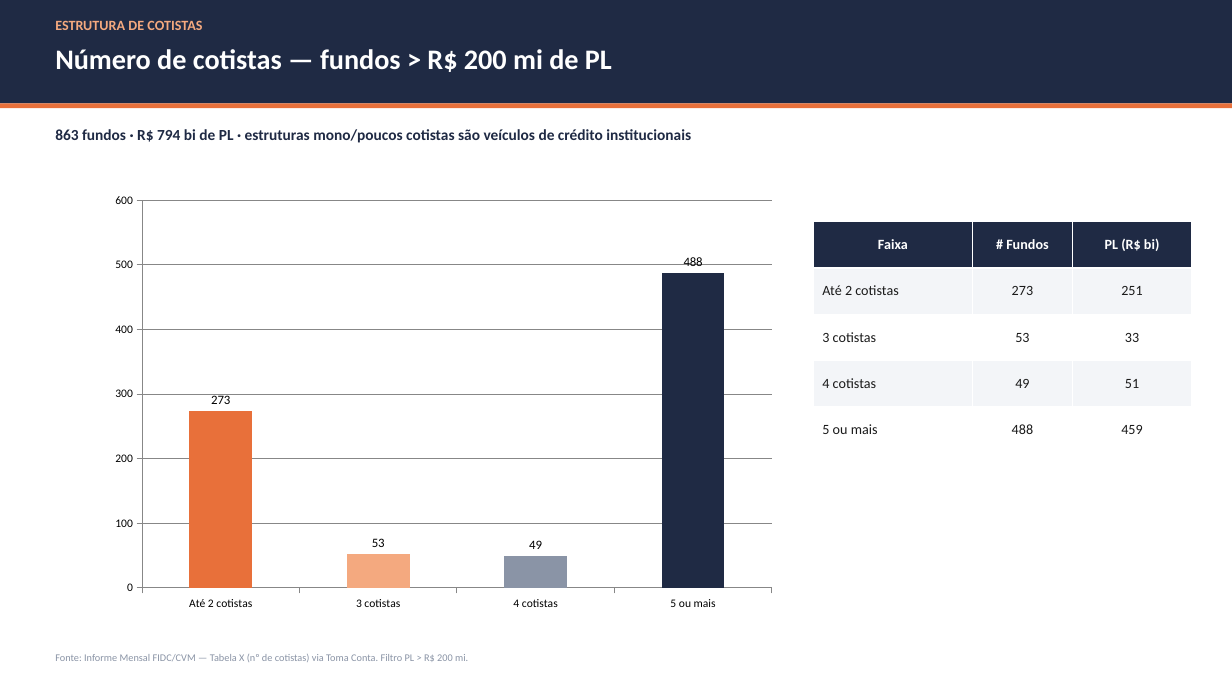
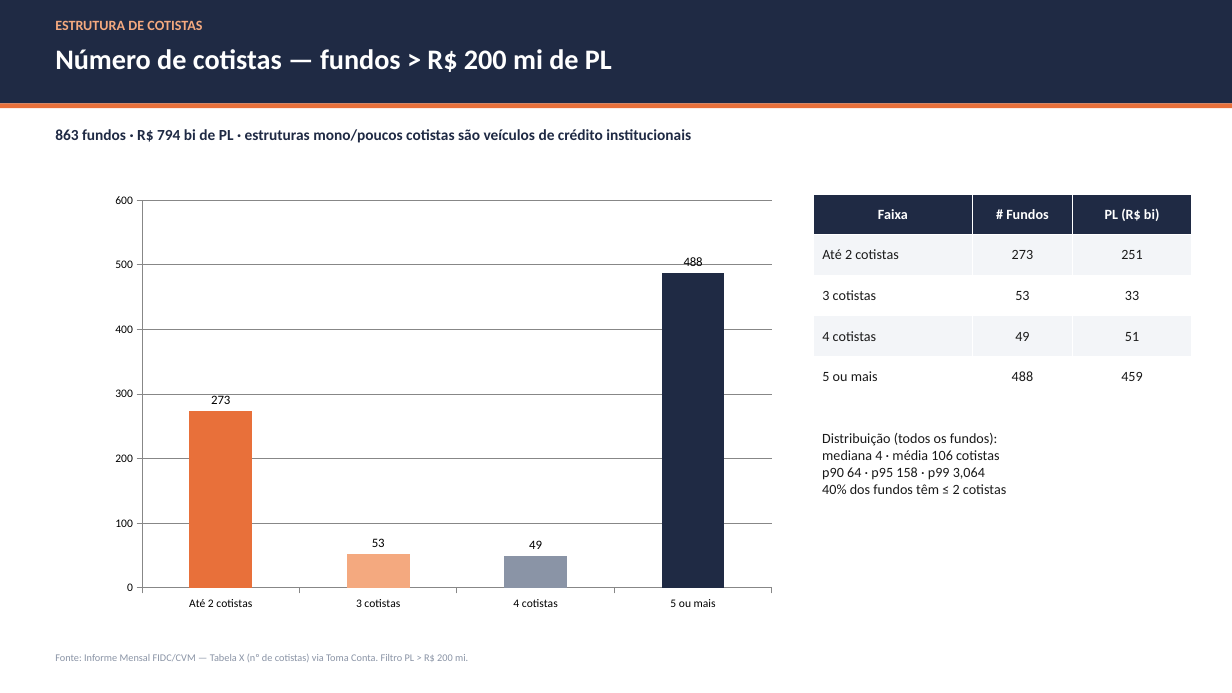
Before and after one commit to abalroar/fidc, a slide deck: slide 15 of outputs/Industria_FIDC_2026-05.pptx. Drawn at 1232x693 pixels with LibreOffice and Linux fonts; fonts in the diff are those of the drawing. Boxes give left, top, right and bottom in pixels: in the first picture for what was removed or moved away, otherwise in the second. Text is boxed around its words. In the diff, an @@ line names an element or a change of style, - is before the commit and + after.

```diff
--- a/outputs/Industria_FIDC_2026-05.pptx
+++ b/outputs/Industria_FIDC_2026-05.pptx
@@ table resized from (x1=813, y1=222, x2=1192, y2=453) to (x1=813, y1=194, x2=1192, y2=397) @@
@@ text added at (x1=822, y1=433, x2=1006, y2=494), 11 pt, text #1A1A1A @@
+Distribuição (todos os fundos):
+mediana 4 · média 106 cotistas
+p90 64 · p95 158 · p99 3,064
+40% dos fundos têm ≤ 2 cotistas
```
Also in this commit, not shown: 3 other slides changed, 1 slide added, 3 other files.
